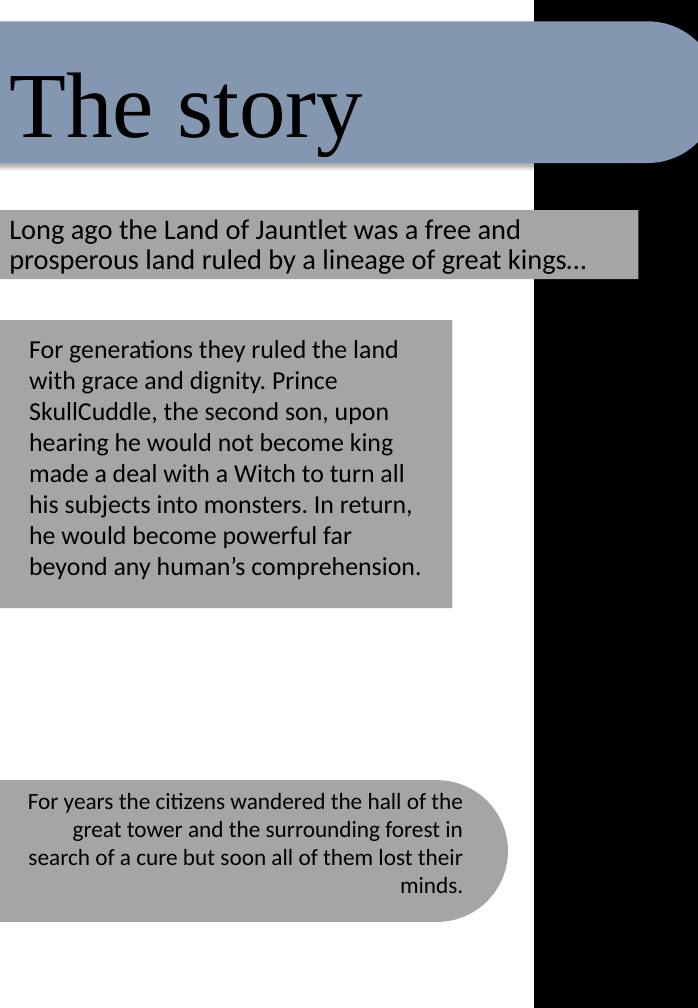
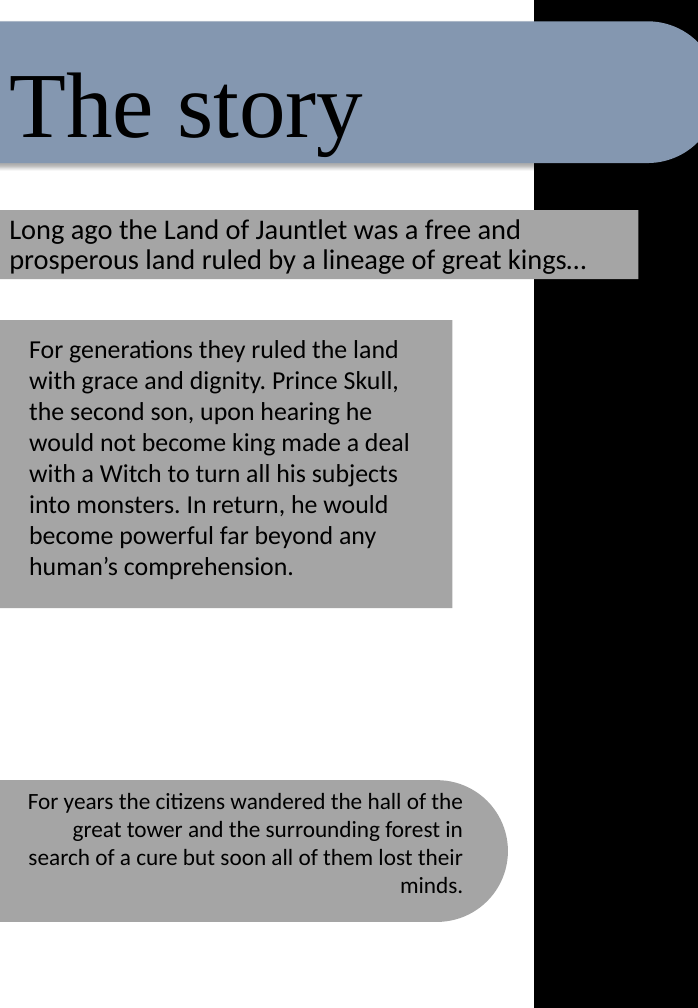
Before and after one commit to ponyfan88/Craigs-Adventure, a slide deck: slide 3 of Manual assets/maNUAL.pptx. Drawn at 698x1008 pixels with LibreOffice and Linux fonts; fonts in the diff are those of the drawing. Boxes give left, top, right and bottom in pixels: in the first picture for what was removed or moved away, otherwise in the second. Text is boxed around its words. In the diff, an @@ line names an element or a change of style, - is before the commit and + after.

```diff
--- a/Manual assets/maNUAL.pptx
+++ b/Manual assets/maNUAL.pptx
@@ text at [29,340,410,579]: text changed @@
-For generations they ruled the land with grace and dignity. Prince SkullCuddle, the second son, upon hearing he would not become king made a deal with a Witch to turn all his subjects into monsters. In return, he would become powerful far beyond any human’s comprehension.
+For generations they ruled the land with grace and dignity. Prince Skull, the second son, upon hearing he would not become king made a deal with a Witch to turn all his subjects into monsters. In return, he would become powerful far beyond any human’s comprehension.
```
Also in this commit, not shown: 2 other slides changed.
